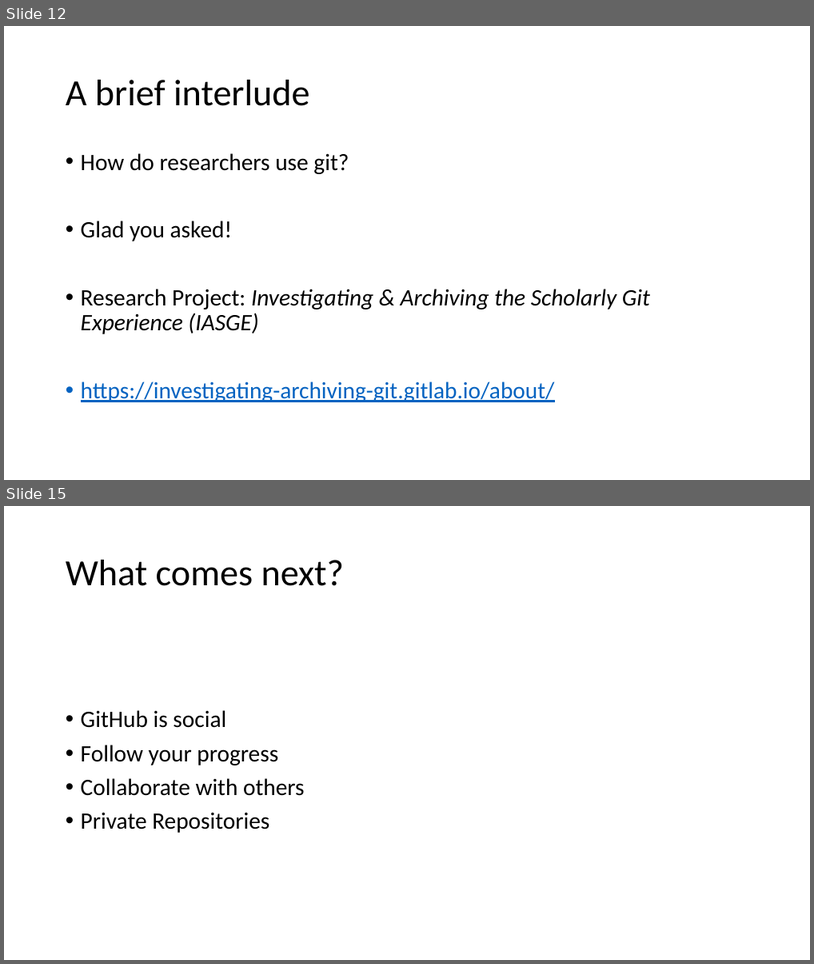
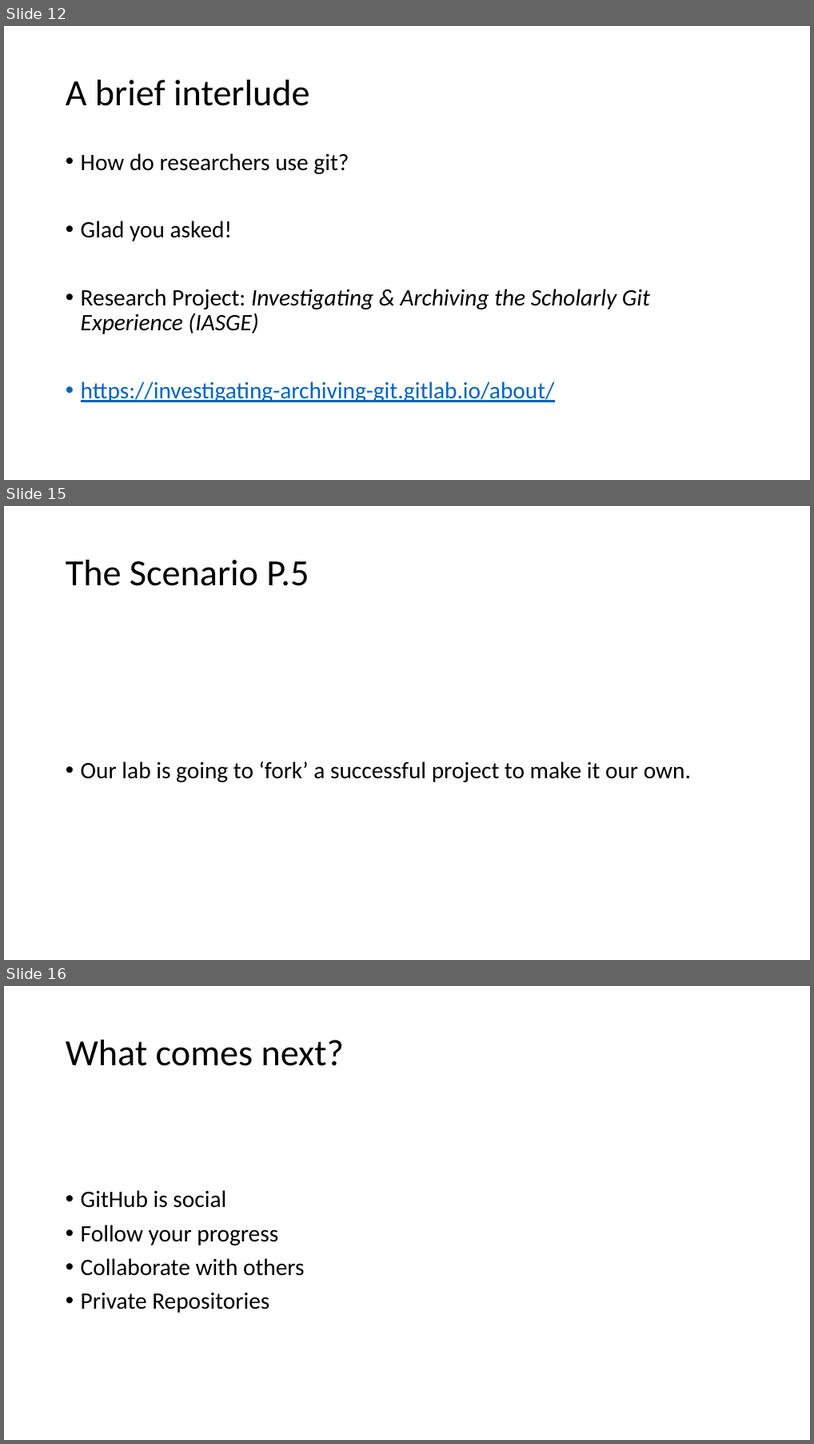
Before and after one commit to BrockDSL/github_for_researchers, a slide deck: Overview.pptx. Shown one above the other, each under a label of ours: slides 12 and 15 before the commit, slides 12, 15 and 16 after it; the slides between them are not shown. The pictures are 814x964 and 814x1444 pixels, drawn with LibreOffice and Linux fonts; fonts in the diff are those of the drawing. Boxes give left, top, right and bottom in pixels: in the first picture for what was removed or moved away, otherwise in the second. Text is boxed around its words. In the diff, an @@ line names an element or a change of style, - is before the commit and + after.

Commit message:
addition of part 5 in the scenario.

```diff
--- a/Overview.pptx
+++ b/Overview.pptx
@@ slide 15 added at (4, 506, 810, 960), background #FFFFFF @@
@@ title added at (66, 560, 309, 586), 44 pt, text #000000 @@
+The Scenario P.5
@@ text added at (81, 761, 691, 782), 28 pt, text #000000 @@
+• Our lab is going to ‘fork’ a successful project to make it our own.
@@ what was slide 15 is now slide 16 @@
```
Also in this commit, not shown: 5 slides changed, 31 other files.
